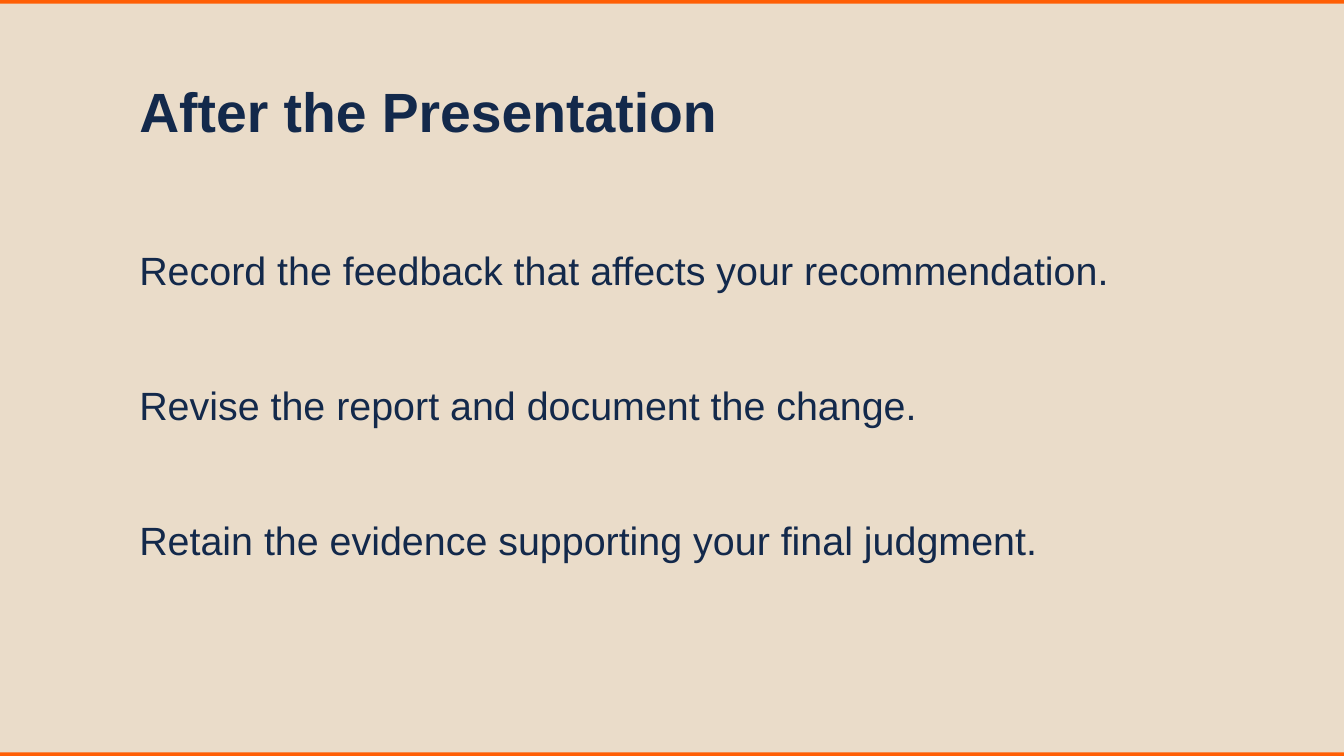
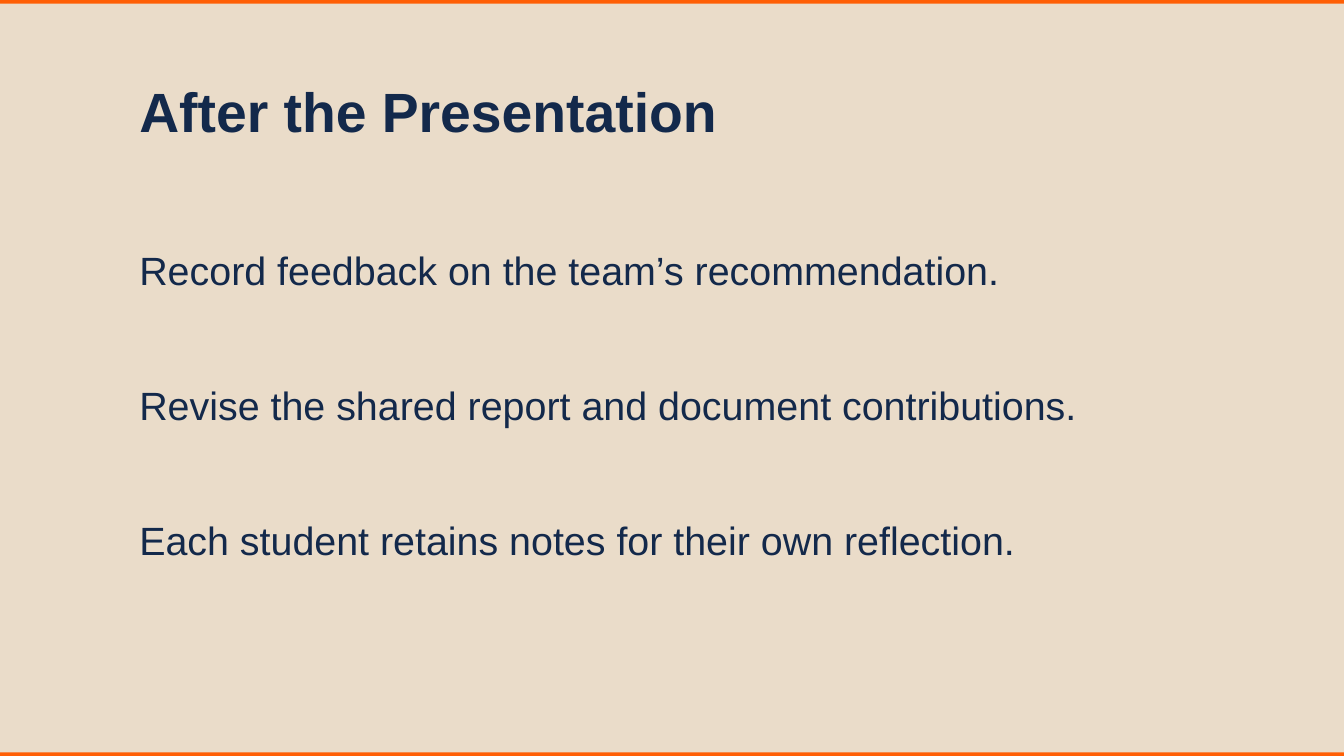
Before and after one commit to nene88991999/MSBAi_QuantumCognition, a slide deck: slide 6 of 03_Live_Sessions/M4S1_Audit_Presentations_and_Oral_Defense.pptx. Drawn at 1344x756 pixels with LibreOffice and Linux fonts; fonts in the diff are those of the drawing. Boxes give left, top, right and bottom in pixels: in the first picture for what was removed or moved away, otherwise in the second. Text is boxed around its words. In the diff, an @@ line names an element or a change of style, - is before the commit and + after.

Commit message:
Align Part 1 materials with team project, individual defenses, and 50% course weighting

```diff
--- a/03_Live_Sessions/M4S1_Audit_Presentations_and_Oral_Defense.pptx
+++ b/03_Live_Sessions/M4S1_Audit_Presentations_and_Oral_Defense.pptx
@@ text at box(139, 256, 999, 286): text changed @@
-Record the feedback that affects your recommendation.
+Record feedback on the team’s recommendation.
@@ text at box(139, 391, 1076, 428): text changed @@
-Revise the report and document the change.
+Revise the shared report and document contributions.
@@ text at box(139, 526, 1015, 556): text changed @@
-Retain the evidence supporting your final judgment.
+Each student retains notes for their own reflection.
```
Also in this commit, not shown: 1 other slide changed, 51 other files.
